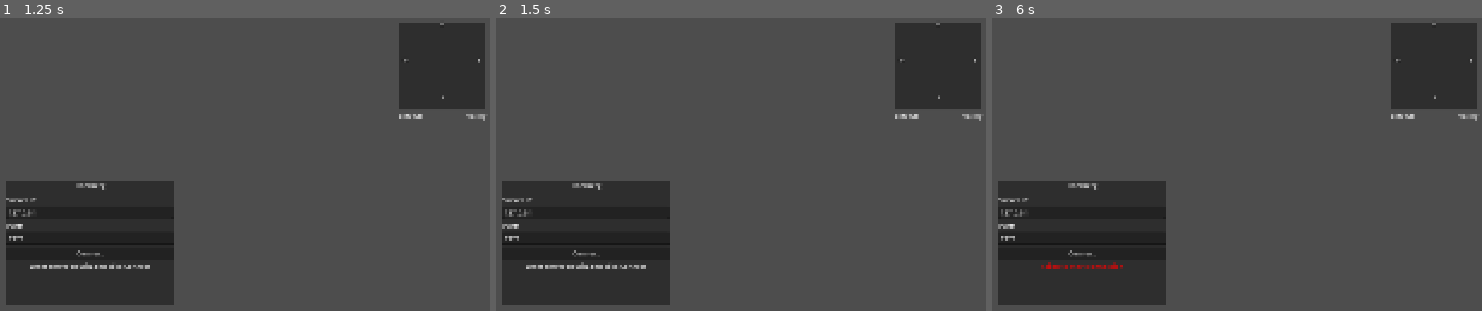
Above: before the commit, frames 1-3 (left to right).
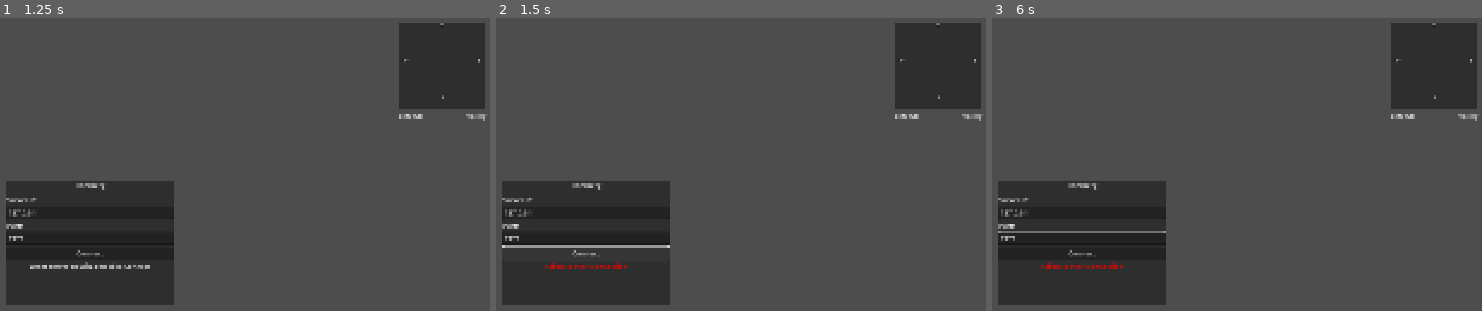
Above: after the commit, the same moments.

Repository: ruapotato/hamberg
Game: Godot game, scene res://scenes/main.tscn
Same seed, same stepped clock (60 frames per second), same inputs: the game is played once before the commit and once after it. Sound files missing from this copy of the repository are replaced by a short silence.
Inputs (mouse positions are in pixels of both pictures, inside the frame that each line leads up to):
- Up to frame 1 (1.25 s): tap Enter at 0.5 s; move the mouse to (264, 220) at 0.52 s; hold D (move_right) from 0.53 s (still down); click (264, 220) at 0.6 s; tap Space (jump) at 0.77, 1.07 s
- Up to frame 2 (1.5 s): release D (move_right) at 1.25 s; click "Connect" at 1.25 s
- Up to frame 3 (6 s): drag from (outside the picture) to (outside the picture) at 2.02 s; move the mouse to (1163, 143) at 2.77 s; hold D (move_right) 2.78-3.5 s; tap Mouse wheel up (build_next_piece) at 2.85 s; drag from (outside the picture) to (outside the picture) at 3.52 s; move the mouse to (1320, 310) at 4.27 s; hold A (move_left) 4.28-5 s; tap R (build_rotate) at 4.35 s; drag from (outside the picture) to (outside the picture) at 5.02 s; move the mouse to (1124, 243) at 5.77 s; hold S (move_backward) from 5.78 s (still down); hold E (interact) from 5.78 s (still down); click (1124, 243) at 5.92 s

Frame 1 is identical in both runs. In frame 2, 0.7% of the frame differs, in the area x 1-36%, y 77-86%; in frame 3, 0.2%.
Error before the commit: Parse Error: The member "state_timer" already exists in parent class Enemy. (res://shared/enemies/bosses/cyclops.gd:57)

Commit message:
fix: Remove duplicate variable declarations and fix close_shop call
- cyclops.gd: Remove state_timer, left_arm, right_arm, left_leg,
  right_leg declarations (inherited from Enemy/AnimatedCharacter)
- shop_ui.gd: Fix close_shop() -> hide_ui() for medallion purchase

🤖 Generated with [Claude Code](https://claude.com/claude-code)

Co-Authored-By: Claude <noreply@anthropic.com>

Diff:
--- a/client/ui/shop_ui.gd
+++ b/client/ui/shop_ui.gd
@@ -500,7 +500,7 @@
 		dialogue_label.text = "[i][color=red]\"Hehehehe... you FOOL! You've doomed yourself!\"[/color][/i]"
 		# Close shop after brief delay, boss spawns via server
 		await get_tree().create_timer(1.5).timeout
-		close_shop()
+		hide_ui()
 		return
 
 	# Optimistically update UI (server will correct if wrong)
--- a/shared/enemies/bosses/cyclops.gd
+++ b/shared/enemies/bosses/cyclops.gd
@@ -54,17 +54,13 @@
 var stomp_timer: float = 0.0
 var boulder_timer: float = 0.0
 var eye_beam_timer: float = 0.0
-var state_timer: float = 0.0
+# Note: state_timer inherited from Enemy
 var attack_recovery_time: float = 1.5
 
-# Visual components
+# Visual components (arms/legs inherited from AnimatedCharacter)
 var eye_mesh: MeshInstance3D = null
 var eye_light: OmniLight3D = null
 var eye_beam_area: Area3D = null
-var left_arm: Node3D = null
-var right_arm: Node3D = null
-var left_leg: Node3D = null
-var right_leg: Node3D = null
 
 # Attack state
 var is_eye_beam_active: bool = false
